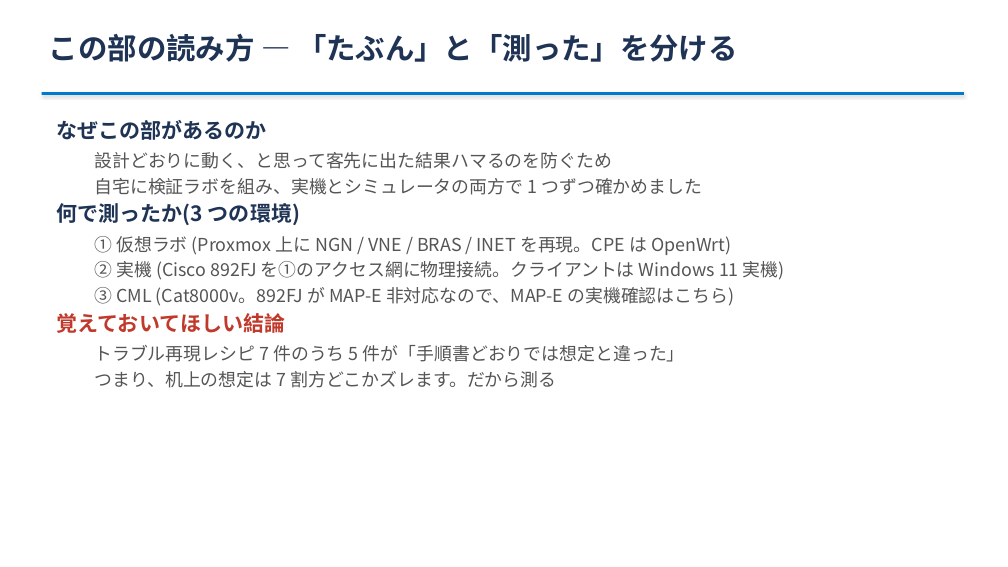
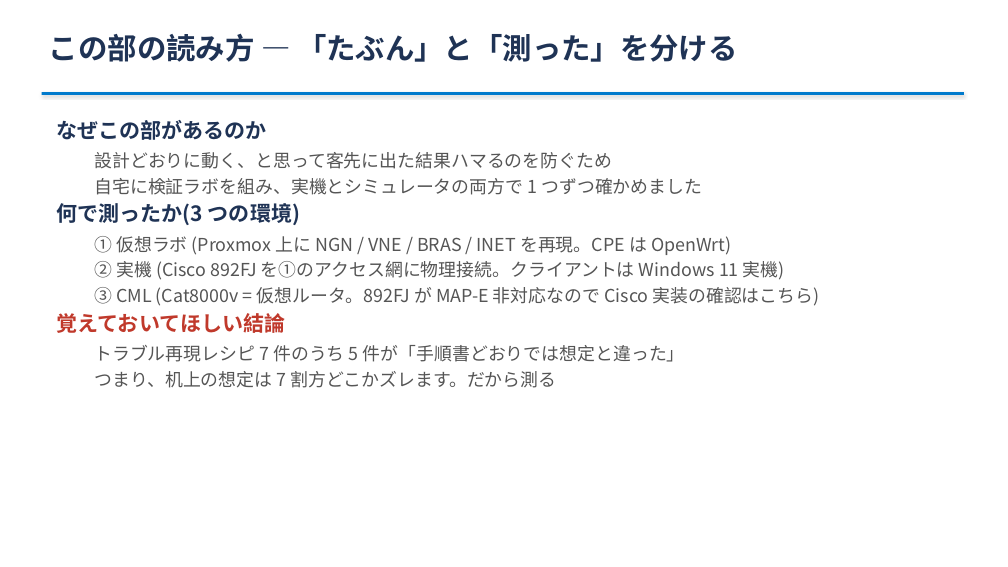
Before and after one commit to ginchankawaii/claude-code-book-template, a slide deck: slide 46 of docs/ipoe-lab/slides/toranomaki.pptx. Drawn at 1008x567 pixels with LibreOffice and Linux fonts; fonts in the diff are those of the drawing. Boxes give left, top, right and bottom in pixels: in the first picture for what was removed or moved away, otherwise in the second. Text is boxed around its words. In the diff, an @@ line names an element or a change of style, - is before the commit and + after.

```diff
--- a/docs/ipoe-lab/slides/toranomaki.pptx
+++ b/docs/ipoe-lab/slides/toranomaki.pptx
@@ text at (94, 287, 820, 306): text changed @@
-  ③ CML (Cat8000v。892FJ が MAP-E 非対応なので、MAP-E の実機確認はこちら)
+  ③ CML (Cat8000v = 仮想ルータ。892FJ が MAP-E 非対応なので Cisco 実装の確認はこちら)
```
Also in this commit, not shown: 15 other slides changed, 3 other files.
